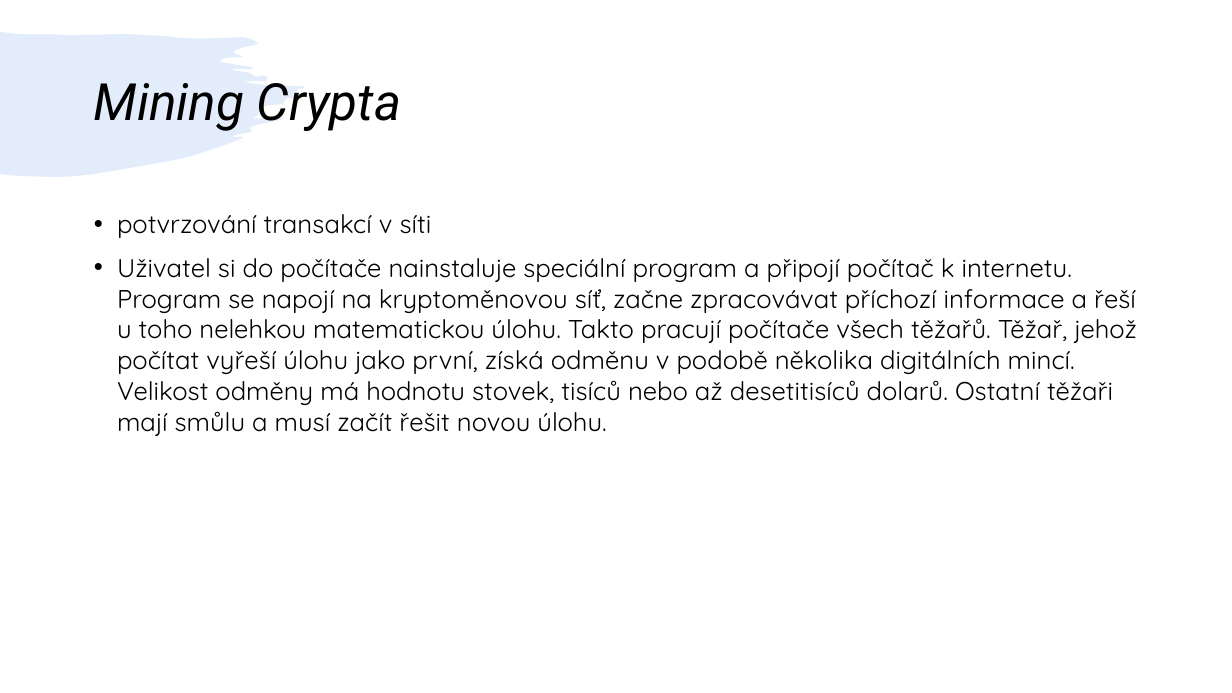
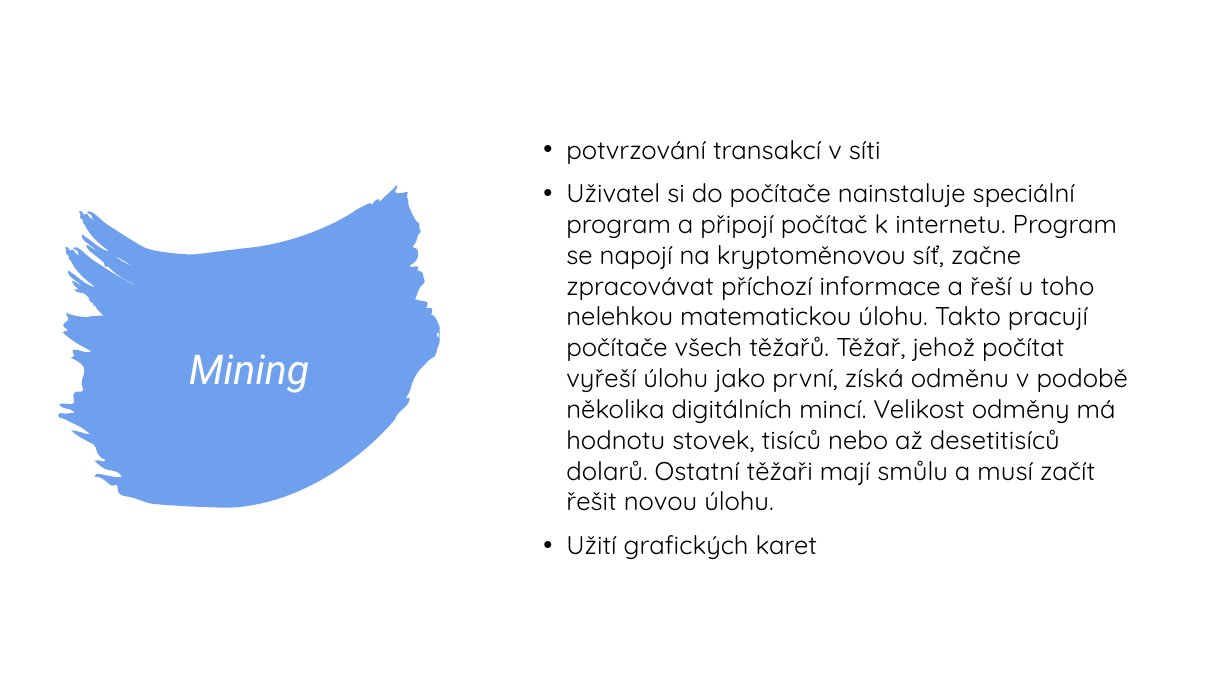
Before and after one commit to kuba384/Jirasek, a slide deck: slide 7 of Presentation.pptx (slide 6 before the commit). Drawn at 1232x693 pixels with LibreOffice and Linux fonts; fonts in the diff are those of the drawing. Boxes give left, top, right and bottom in pixels: in the first picture for what was removed or moved away, otherwise in the second. Text is boxed around its words. In the diff, an @@ line names an element or a change of style, - is before the commit and + after.

```diff
--- a/Presentation.pptx
+++ b/Presentation.pptx
@@ rectangle added at (0,0,1232,693), fill #FFFFFF @@
@@ text "potvrzování transakcí v síti": place and size @@
-text "potvrzování transakcí v síti" at (117,214,1137,436)
+text "potvrzování transakcí v síti" at (566,140,1128,559)
@@ text "potvrzování transakcí v síti" at (566,140,1128,559): vertical alignment top to middle @@
@@ freeform shape added at (58,186,441,508), fill #6EA0EE @@
@@ title at (189,354,309,393): text changed; size 40 to 32 pt; text colour #000000 to #FFFFFF @@
-Mining Crypta
+Mining
@@ text at (566,535,817,559): paragraph added @@
+• Užití grafických karet
```
Also in this commit, not shown: 4 other slides changed, 4 slides added.
